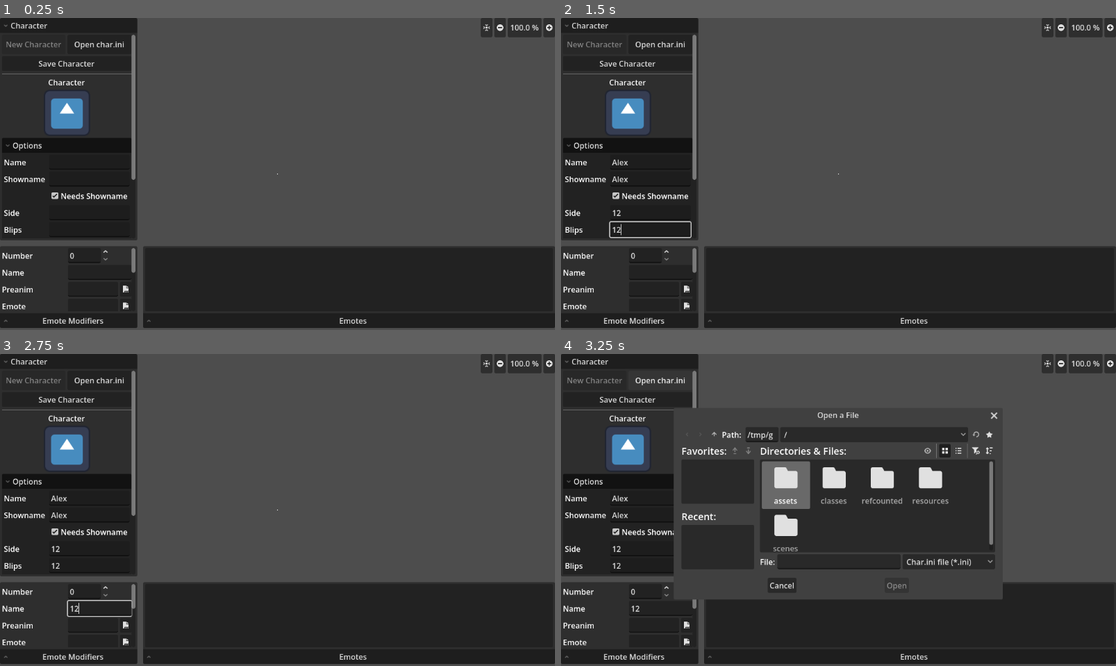
Above: before the commit, frames 1-4 (two rows, left to right).
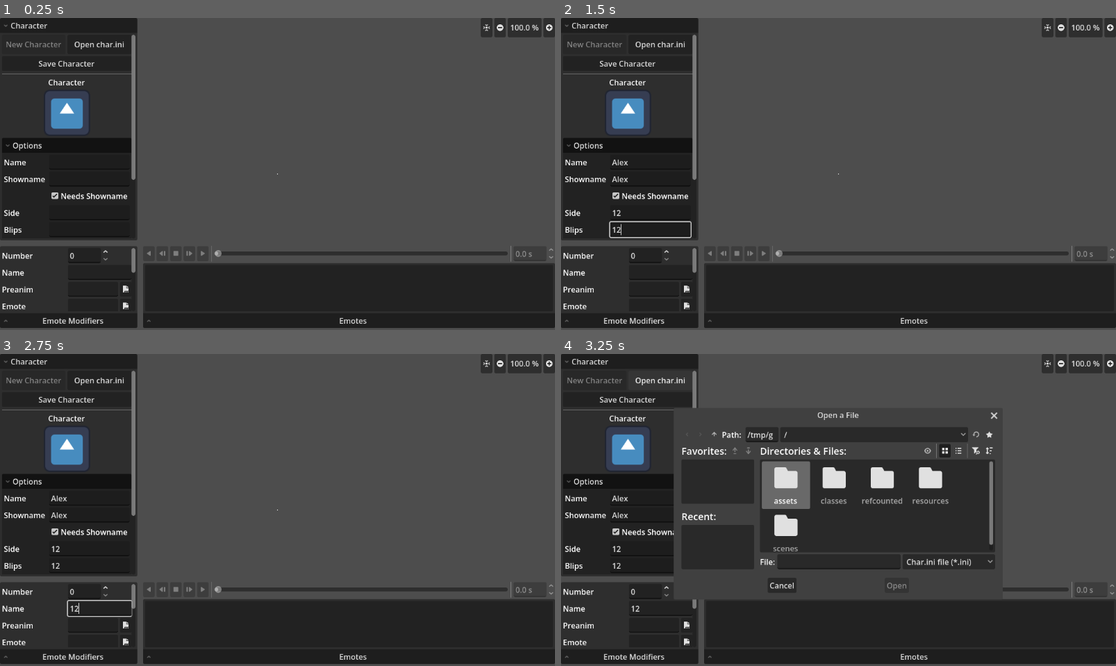
Above: after the commit, the same moments.

Repository: Crystalwarrior/KFO-CharMaker
Game: Godot game, scene res://scenes/main.tscn
Two runs of this game, one before a commit and one after it. Both use one fixed random seed, a clock stepped at 60 frames per second and the inputs below. The engine's default icon, where the game draws it, is replaced by a stand-in: a white triangle on a blue panel in a dark square.
Inputs (mouse positions are in pixels of both pictures, inside the frame that each line leads up to):
- Up to frame 1 (0.25 s): no input
- Up to frame 2 (1.5 s): click (649, 161) at 0.52 s; type "Alex" at 0.6 s; click (649, 180) at 0.75 s; type "Alex" at 0.83 s; click (649, 211) at 0.98 s; type "12" at 1.07 s; click (649, 230) at 1.27 s; type "12" at 1.35 s
- Up to frame 3 (2.75 s): click (88, 581) at 1.5 s; type "12" at 1.58 s; click (88, 600) at 1.73 s; type "12" at 1.82 s; click (88, 616) at 2.02 s; type "12" at 2.1 s; click (88, 631) at 2.25 s; type "12" at 2.33 s; click (99, 609) at 2.48 s; type "12" at 2.57 s
- Up to frame 4 (3.25 s): click "Open char.ini" at 2.75 s

The runs differ from the first frame. In frame 1, 3.2% of the frame differs, in the area x 25-100%, y 73-79%; in frame 2, 3.2%; in frame 3, 3.2%; in frame 4, 0.9%.
Error before the commit: Invalid assignment of property or key 'char_name' with value of type 'String' on a base object of type 'Nil'. (res://scenes/char_converter.gd:178)
Error after the commit: Invalid assignment of property or key 'char_name' with value of type 'String' on a base object of type 'Nil'. (res://scenes/char_converter.gd:181)

Commit message:
Add animation slider so you can scrub the animation

Diff:
--- /dev/null
+++ b/assets/icons/Pause.svg
@@ -0,0 +1 @@
+<svg xmlns="http://www.w3.org/2000/svg" width="16" height="16"><path fill="#e0e0e0" d="M4 3a1 1 0 0 0-1 1v8a1 1 0 0 0 1 1h2a1 1 0 0 0 1-1V4a1 1 0 0 0-1-1zm6 0a1 1 0 0 0-1 1v8a1 1 0 0 0 1 1h2a1 1 0 0 0 1-1V4a1 1 0 0 0-1-1z"/></svg>
--- /dev/null
+++ b/assets/icons/Play.svg
@@ -0,0 +1 @@
+<svg xmlns="http://www.w3.org/2000/svg" width="16" height="16"><path fill="#e0e0e0" d="M4 12a1 1 0 0 0 1.555.832l6-4a1 1 0 0 0 0-1.664l-6-4A1 1 0 0 0 4 4z"/></svg>
--- /dev/null
+++ b/assets/icons/PlayBackwards.svg
@@ -0,0 +1 @@
+<svg xmlns="http://www.w3.org/2000/svg" width="16" height="16"><path fill="#e0e0e0" d="M12 12a1 1 0 0 1-1.555.832l-6-4a1 1 0 0 1 0-1.664l6-4A1 1 0 0 1 12 4z"/></svg>
--- /dev/null
+++ b/assets/icons/PlayStart.svg
@@ -0,0 +1 @@
+<svg xmlns="http://www.w3.org/2000/svg" width="16" height="16"><path fill="#e0e0e0" d="M3 3a1 1 0 0 0-1 1v8a1 1 0 0 0 1 1h1a1 1 0 0 0 1-1V4a1 1 0 0 0-1-1zm4.975 0A1 1 0 0 0 7 3.998v8a1 1 0 0 0 1.625.781l5-4a1 1 0 0 0 0-1.56l-5-4A1 1 0 0 0 7.975 3z"/></svg>
--- /dev/null
+++ b/assets/icons/PlayStartBackwards.svg
@@ -0,0 +1 @@
+<svg xmlns="http://www.w3.org/2000/svg" width="16" height="16"><path fill="#e0e0e0" d="M13 3a1 1 0 0 1 1 1v8a1 1 0 0 1-1 1h-1a1 1 0 0 1-1-1V4a1 1 0 0 1 1-1zM8.025 3A1 1 0 0 1 9 3.998v8a1 1 0 0 1-1.625.781l-5-4a1 1 0 0 1 0-1.56l5-4A1 1 0 0 1 8.025 3z"/></svg>
--- /dev/null
+++ b/assets/icons/Stop.svg
@@ -0,0 +1 @@
+<svg xmlns="http://www.w3.org/2000/svg" width="16" height="16"><rect width="10" height="10" x="3" y="3" fill="#e0e0e0" rx="1"/></svg>
--- /dev/null
+++ b/scenes/animation_buttons.gd
@@ -0,0 +1,104 @@
+class_name AnimationButtons
+extends Control
+
+@onready var play_backwards_button: Button = %PlayBackwardsButton
+@onready var play_start_backwards_button: Button = %PlayStartBackwardsButton
+@onready var stop_button: Button = %StopButton
+@onready var pause_button: Button = %PauseButton
+@onready var play_start_button: Button = %PlayStartButton
+@onready var play_button: Button = %PlayButton
+@onready var animation_slider: HSlider = %AnimationSlider
+@onready var animation_position: SpinBox = %AnimationPosition
+
+var animation_player: AnimationPlayer
+
+
+func _ready() -> void:
+	set_animation_player(animation_player)
+
+	play_backwards_button.pressed.connect(_on_play_backwards_pressed)
+	play_start_backwards_button.pressed.connect(_on_play_start_backwards_pressed)
+	stop_button.pressed.connect(_on_stop_pressed)
+	pause_button.pressed.connect(_on_pause_pressed)
+	play_start_button.pressed.connect(_on_play_start_pressed)
+	play_button.pressed.connect(_on_play_pressed)
+
+	animation_slider.value_changed.connect(_on_animation_slider_changed)
+	animation_position.value_changed.connect(_on_animation_slider_changed)
+
+
+func _process(_delta: float) -> void:
+	if not animation_player or animation_player.current_animation.is_empty():
+		return
+	animation_position.max_value = animation_player.current_animation_length
+	animation_slider.max_value = animation_player.current_animation_length
+	if animation_player.is_playing():
+		update_sliders(animation_player.current_animation_position)
+
+
+func set_animation_player(to_player: AnimationPlayer) -> void:
+	if animation_player and animation_player.animation_started.is_connected(_on_animation_started):
+		animation_player.animation_started.disconnect(_on_animation_started)
+	animation_player = to_player
+	set_disabled(animation_player == null)
+	if animation_player:
+		animation_player.animation_started.connect(_on_animation_started)
+
+
+func set_disabled(value: bool) -> void:
+	play_backwards_button.disabled = value
+	play_start_backwards_button.disabled = value
+	stop_button.disabled = value
+	pause_button.disabled = value
+	play_start_button.disabled = value
+	play_button.disabled = value
+	animation_slider.editable = not value
+	animation_slider.scrollable = not value
+	animation_position.editable = not value
+
+
+func _on_animation_slider_changed(value: float) -> void:
+	animation_player.seek(value)
+	animation_player.advance(0.0)
+	update_sliders(animation_player.current_animation_position)
+
+
+func _on_animation_started(_anim_name: StringName) -> void:
+	stop_button.hide()
+	pause_button.show()
+
+
+func _on_play_backwards_pressed() -> void:
+	animation_player.play_backwards()
+
+
+func _on_play_start_backwards_pressed() -> void:
+	animation_player.seek(animation_player.current_animation_length)
+	update_sliders(animation_player.current_animation_length)
+	animation_player.play_backwards()
+
+
+func _on_stop_pressed() -> void:
+	animation_player.seek(0.0)
+	update_sliders(0.0)
+	animation_player.stop()
+
+
+func _on_pause_pressed() -> void:
+	animation_player.pause()
+	stop_button.show()
+	pause_button.hide()
+
+
+func _on_play_start_pressed() -> void:
+	animation_player.seek(0.0)
+	animation_player.play()
+
+
+func _on_play_pressed() -> void:
+	animation_player.play()
+
+
+func update_sliders(to_position: float) -> void:
+	animation_position.set_value_no_signal(to_position)
+	animation_slider.set_value_no_signal(to_position)
--- /dev/null
+++ b/scenes/animation_buttons.tscn
@@ -0,0 +1,74 @@
+[gd_scene format=3 uid="uid://bv3pgfi27kdan"]
+
+[ext_resource type="Texture2D" uid="uid://baf6cuwoydl4m" path="res://assets/icons/PlayBackwards.svg" id="1_s1gu2"]
+[ext_resource type="Script" uid="uid://omsijdi1123a" path="res://scenes/animation_buttons.gd" id="1_yen0i"]
+[ext_resource type="Texture2D" uid="uid://j2fbsn8obfxt" path="res://assets/icons/PlayStartBackwards.svg" id="2_yen0i"]
+[ext_resource type="Texture2D" uid="uid://bfl21swlcyqye" path="res://assets/icons/Stop.svg" id="3_f6pen"]
+[ext_resource type="Texture2D" uid="uid://7viryekon6w0" path="res://assets/icons/PlayStart.svg" id="4_2jrah"]
+[ext_resource type="Texture2D" uid="uid://b8j1exwjbnc2a" path="res://assets/icons/Play.svg" id="5_8m4kp"]
+[ext_resource type="Texture2D" uid="uid://cb847ygftudmu" path="res://assets/icons/Pause.svg" id="5_f6pen"]
+
+[node name="AnimationButtons" type="HBoxContainer" unique_id=696682605]
+anchors_preset = 10
+anchor_right = 1.0
+offset_bottom = 31.0
+grow_horizontal = 2
+script = ExtResource("1_yen0i")
+
+[node name="PlayBackwardsButton" type="Button" parent="." unique_id=1359566764]
+unique_name_in_owner = true
+layout_mode = 2
+tooltip_text = "Play Animation Backwards"
+icon = ExtResource("1_s1gu2")
+
+[node name="PlayStartBackwardsButton" type="Button" parent="." unique_id=597710121]
+unique_name_in_owner = true
+layout_mode = 2
+tooltip_text = "Play Animation Backwards from End"
+icon = ExtResource("2_yen0i")
+
+[node name="StopButton" type="Button" parent="." unique_id=1399620440]
+unique_name_in_owner = true
+layout_mode = 2
+tooltip_text = "Stop Animation"
+icon = ExtResource("3_f6pen")
+
+[node name="PauseButton" type="Button" parent="." unique_id=787767552]
+unique_name_in_owner = true
+visible = false
+layout_mode = 2
+tooltip_text = "Pause Animation"
+icon = ExtResource("5_f6pen")
+
+[node name="PlayStartButton" type="Button" parent="." unique_id=1047322419]
+unique_name_in_owner = true
+layout_mode = 2
+tooltip_text = "Play Animation from Start"
+icon = ExtResource("4_2jrah")
+
+[node name="PlayButton" type="Button" parent="." unique_id=2087016894]
+unique_name_in_owner = true
+layout_mode = 2
+tooltip_text = "Play Animation"
+icon = ExtResource("5_8m4kp")
+
+[node name="VSeparator" type="VSeparator" parent="." unique_id=88911677]
+layout_mode = 2
+
+[node name="AnimationSlider" type="HSlider" parent="." unique_id=1331947334]
+unique_name_in_owner = true
+layout_mode = 2
+size_flags_horizontal = 3
+size_flags_vertical = 1
+step = 0.0
+editable = false
+
+[node name="VSeparator2" type="VSeparator" parent="." unique_id=1177753683]
+layout_mode = 2
+
+[node name="AnimationPosition" type="SpinBox" parent="." unique_id=1902108695]
+unique_name_in_owner = true
+layout_mode = 2
+tooltip_text = "Animation Position (in seconds)"
+step = 0.001
+suffix = "s"
--- a/scenes/char_converter.gd
+++ b/scenes/char_converter.gd
@@ -11,6 +11,8 @@
 @onready var emote_list: ItemList = %EmoteList
 @onready var character_icon: TextureRect = %CharIcon
 @onready var char_folder_label: Label = %CharFolderLabel
+
+@onready var animation_buttons: HBoxContainer = %AnimationButtons
 
 # Options
 @onready var charname_edit: LineEdit = %CharnameEdit
@@ -124,6 +126,7 @@
 	sound_name_edit.text_changed.connect(_on_emote_sound_changed)
 	sound_time_edit.value_changed.connect(_on_emote_soundTime_changed)
 	sound_loop_check.toggled.connect(_on_emote_soundLoop_changed)
+
 
 func _on_open_ini_button_pressed() -> void:
 	file_dialog.popup_centered()
@@ -375,6 +378,7 @@
 		current_anim.texture_filter = CanvasItem.TEXTURE_FILTER_NEAREST
 	world.add_child(current_anim)
 	lib.add_animation(base_name, current_anim.animation)
+	animation_buttons.set_animation_player(world.animation_player)
 	world.animation_player.play(base_name)
 
 
--- a/scenes/char_converter.tscn
+++ b/scenes/char_converter.tscn
@@ -6,6 +6,7 @@
 [ext_resource type="Texture2D" uid="uid://14k4uoeydtjp" path="res://assets/icons/smooth.svg" id="3_v8y5t"]
 [ext_resource type="Texture2D" uid="uid://rs77gdltfmku" path="res://assets/icons/pixel.svg" id="4_r658c"]
 [ext_resource type="Texture2D" uid="uid://ckf3dmstwk8ha" path="res://assets/icons/FileBrowse.svg" id="6_62nbp"]
+[ext_resource type="PackedScene" uid="uid://bv3pgfi27kdan" path="res://scenes/animation_buttons.tscn" id="7_wijlb"]
 
 [node name="CharConverter" type="Control" unique_id=472651589]
 layout_mode = 3
@@ -451,20 +452,28 @@
 size_flags_vertical = 3
 mouse_filter = 2
 
-[node name="EmotesFold" type="FoldableContainer" parent="HSplitContainer/CenterSplitContainer" unique_id=2086862974]
-layout_mode = 2
+[node name="VBoxContainer" type="VBoxContainer" parent="HSplitContainer/CenterSplitContainer" unique_id=128698260]
+layout_mode = 2
+
+[node name="AnimationButtons" parent="HSplitContainer/CenterSplitContainer/VBoxContainer" unique_id=696682605 instance=ExtResource("7_wijlb")]
+unique_name_in_owner = true
+layout_mode = 2
+
+[node name="EmotesFold" type="FoldableContainer" parent="HSplitContainer/CenterSplitContainer/VBoxContainer" unique_id=2086862974]
+layout_mode = 2
+size_flags_vertical = 3
 mouse_force_pass_scroll_events = false
 title = "Emotes"
 title_alignment = 1
 title_position = 1
 
-[node name="BottomMenu" type="ScrollContainer" parent="HSplitContainer/CenterSplitContainer/EmotesFold" unique_id=250980165]
+[node name="BottomMenu" type="ScrollContainer" parent="HSplitContainer/CenterSplitContainer/VBoxContainer/EmotesFold" unique_id=250980165]
 layout_mode = 2
 size_flags_horizontal = 3
 size_flags_vertical = 3
 size_flags_stretch_ratio = 0.3
 
-[node name="EmoteList" type="ItemList" parent="HSplitContainer/CenterSplitContainer/EmotesFold/BottomMenu" unique_id=2061598841]
+[node name="EmoteList" type="ItemList" parent="HSplitContainer/CenterSplitContainer/VBoxContainer/EmotesFold/BottomMenu" unique_id=2061598841]
 unique_name_in_owner = true
 layout_mode = 2
 size_flags_horizontal = 3
Not shown, added: assets/icons/Pause.svg.import
Not shown, added: assets/icons/Play.svg.import
Not shown, added: assets/icons/PlayBackwards.svg.import
Not shown, added: assets/icons/PlayStart.svg.import
Not shown, added: assets/icons/PlayStartBackwards.svg.import
Not shown, added: assets/icons/Stop.svg.import
Not shown, added: scenes/animation_buttons.gd.uid
